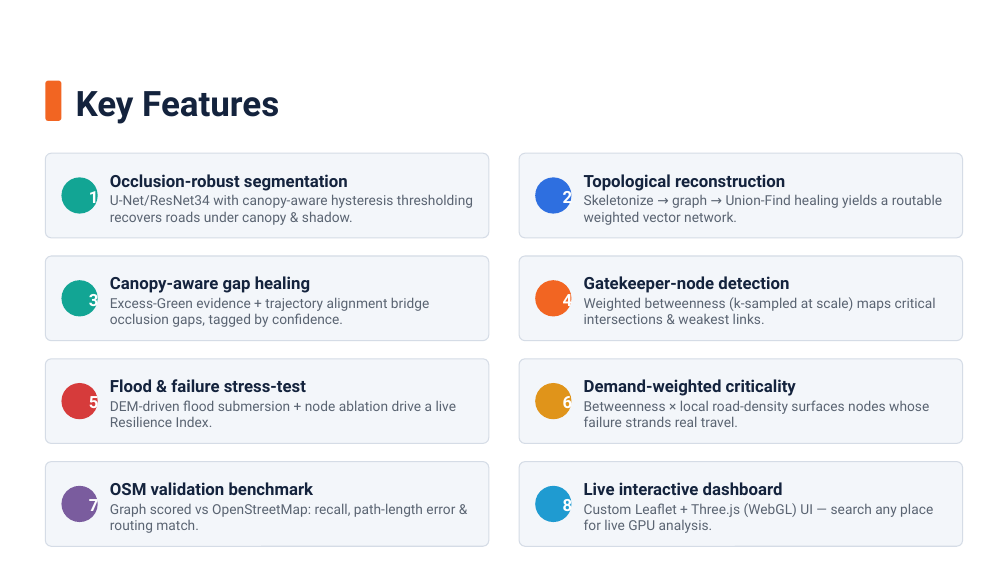
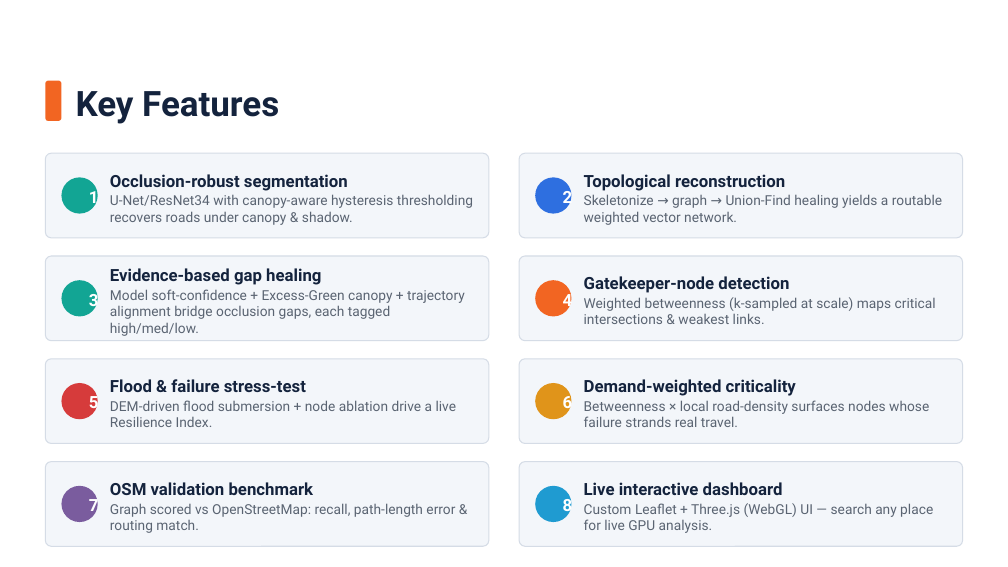
Before and after one commit to Viswas-R-Bhat/route-resilience, a slide deck: slide 4 of Escape_the_Matrix_ISRO_BAH_2026_PS4_Idea_Submission.pptx. Drawn at 1008x567 pixels with LibreOffice and Linux fonts; fonts in the diff are those of the drawing; background and template pictures are left out. Boxes give left, top, right and bottom in pixels: in the first picture for what was removed or moved away, otherwise in the second. Text is boxed around its words. In the diff, an @@ line names an element or a change of style, - is before the commit and + after.

```diff
--- a/Escape_the_Matrix_ISRO_BAH_2026_PS4_Idea_Submission.pptx
+++ b/Escape_the_Matrix_ISRO_BAH_2026_PS4_Idea_Submission.pptx
@@ text at (x1=110, y1=268, x2=465, y2=336): text changed @@
-Canopy-aware gap healing
-Excess-Green evidence + trajectory alignment bridge occlusion gaps, tagged by confidence.
+Evidence-based gap healing
+Model soft-confidence + Excess-Green canopy + trajectory alignment bridge occlusion gaps, each tagged high/med/low.
```
Also in this commit, not shown: 1 other slide changed, 1 other file.
